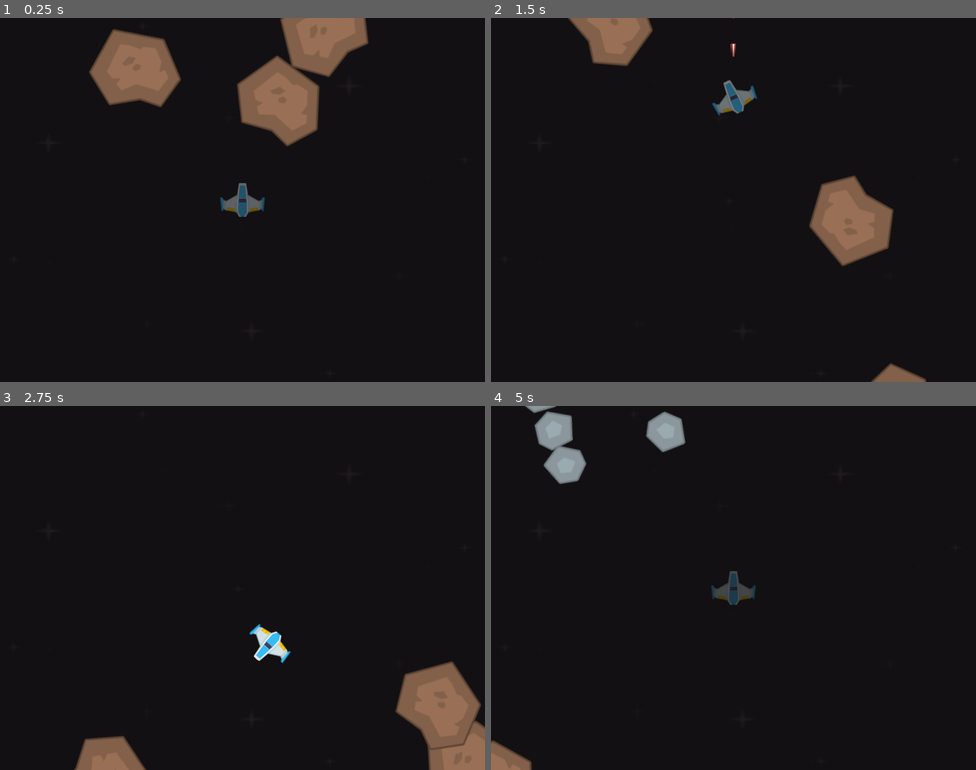
Above: before the commit, frames 1-4 (two rows, left to right).
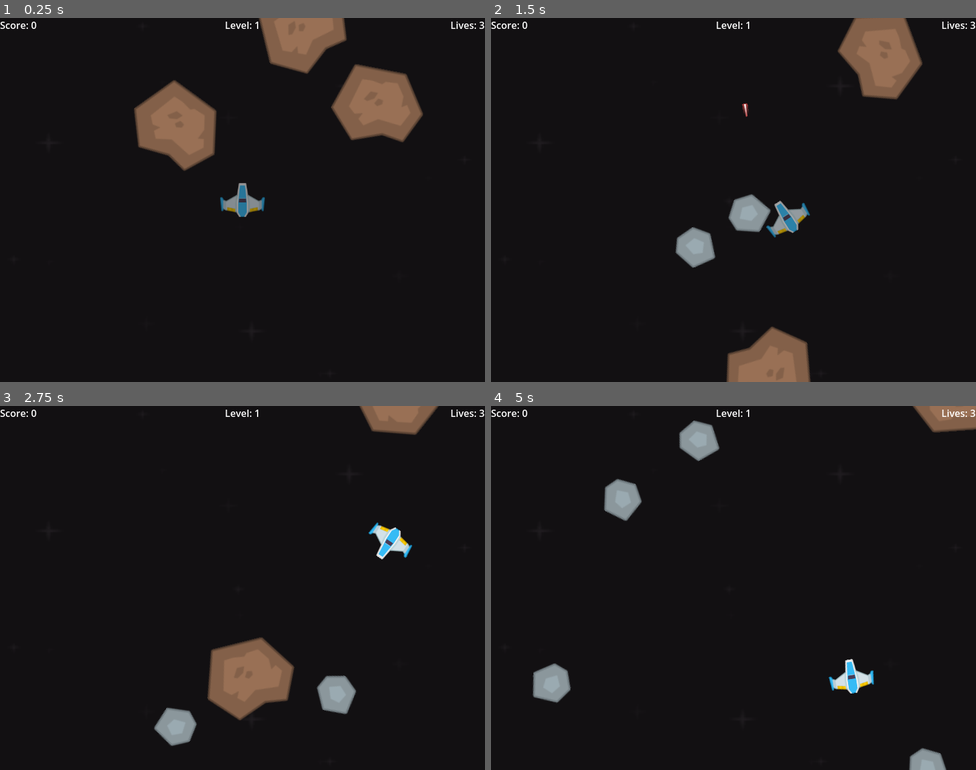
Above: after the commit, the same moments.

Repository: quill18/AstroRoidRage
Game: Godot game, scene res://main.tscn
Same seed, same stepped clock (60 frames per second), same inputs: the game is played once before the commit and once after it.
Inputs:
- Up to frame 1 (0.25 s): no input
- Up to frame 2 (1.5 s): hold Up (thrust_forward) 0.53-1.28 s; hold Space (fire) 0.53-1.28 s; tap Left (rotate_ccw) at 1.35 s
- Up to frame 3 (2.75 s): hold Up (thrust_forward) from 2.03 s (still down); hold Right (rotate_cw) from 2.03 s (still down)
- Up to frame 4 (5 s): release Right (rotate_cw) at 2.78 s; tap Space (fire) at 2.85 s; release Up (thrust_forward) at 3.53 s; hold Left (rotate_ccw) 3.53-4.28 s; tap Right (rotate_cw) at 4.35 s

The runs differ from the first frame. In frame 1, 13% of the frame differs, in the area x 0-100%, y 0-55%; in frame 2, 12%; in frame 3, 11%; in frame 4, 6.5%.

Commit message:
The UI Episode

Diff:
--- a/main.gd
+++ b/main.gd
@@ -1,4 +1,31 @@
 extends Node
+
+signal SCORE_CHANGED
+signal LEVEL_CHANGED
+signal LIVES_CHANGED
+
+signal GAME_OVER
+
+var score:
+		get:
+			return score
+		set(value):
+			score = value
+			SCORE_CHANGED.emit(score)
+
+var level:
+		get:
+			return level
+		set(value):
+			level = value
+			LEVEL_CHANGED.emit(level)
+
+var lives:
+		get:
+			return lives
+		set(value):
+			lives = value
+			LIVES_CHANGED.emit(lives)
 
 var num_asteroids = 3
 
@@ -8,25 +35,55 @@
 var asteroid_spawn_range_min = 100
 var asteroid_spawn_range_max = 300
 
-var player_node = null
+var player_node : Node2D = null
 
 @onready var viewport_size = get_viewport().size
 
+@export var asteroid_container : Node2D
+
 # Called when the node enters the scene tree for the first time.
 func _ready():
+	setup_new_game()
+
+func setup_new_game():
+	cleanup_game()
+	lives = 3
+	score = 0
+	level = 0
 	setup_new_level(num_asteroids)
-	pass # Replace with function body.
 
+func cleanup_game():
+	if player_node:
+		player_node.queue_free()
+		player_node = null
+
+	# TODO: Destroy asteroids
+	for ast in asteroid_container.get_children():
+		ast.queue_free()
 
 # Called every frame. 'delta' is the elapsed time since the previous frame.
 func _process(delta):
 	pass
 
 func _on_player_death():
+	if lives <= 0:
+		game_over()
+		return
+
+	lives -= 1
 	spawn_player()
 	pass
 
+func game_over():
+	if player_node:
+		player_node.queue_free()
+		player_node = null
+
+	GAME_OVER.emit()
+
 func setup_new_level(num_ast):
+	level += 1
+
 	spawn_player()
 
 	for i in num_ast:
@@ -39,9 +96,12 @@
 	player_node = player_scene.instantiate()
 	player_node.position = viewport_size/2
 	player_node.has_died.connect(_on_player_death)
-	add_child( player_node )
+	call_deferred("add_child", player_node )
 
 func spawn_asteroid():
 	var n = asteroid_big_scene.instantiate()
 	n.position = viewport_size/2.0 + (Utility.RandomUnitVector2() * randf_range( asteroid_spawn_range_min, asteroid_spawn_range_max ) )
-	add_child( n )
+	asteroid_container.call_deferred("add_child", n )
+
+func add_to_score( n ):
+	score += n
--- a/main.tscn
+++ b/main.tscn
@@ -1,12 +1,24 @@
-[gd_scene load_steps=3 format=3 uid="uid://xbton7gahdna"]
+[gd_scene load_steps=4 format=3 uid="uid://xbton7gahdna"]
 
 [ext_resource type="Script" path="res://main.gd" id="1_uyaxy"]
 [ext_resource type="Texture2D" uid="uid://dvi281mm8my4r" path="res://Graphics/black.png" id="2_6hmx1"]
+[ext_resource type="PackedScene" uid="uid://b87c3hyhrrohp" path="res://main_ui.tscn" id="3_su33r"]
 
-[node name="Main" type="Node"]
+[node name="Main" type="Node" node_paths=PackedStringArray("asteroid_container")]
 script = ExtResource("1_uyaxy")
+asteroid_container = NodePath("Asteroid Container")
 
 [node name="Background Stars" type="Sprite2D" parent="."]
 position = Vector2(398, 301.5)
 scale = Vector2(3.21875, 2.46484)
 texture = ExtResource("2_6hmx1")
+
+[node name="MainUI" parent="." instance=ExtResource("3_su33r")]
+z_index = 1
+
+[node name="Asteroid Container" type="Node2D" parent="."]
+
+[connection signal="GAME_OVER" from="." to="MainUI" method="_on_main_game_over"]
+[connection signal="LEVEL_CHANGED" from="." to="MainUI" method="_on_main_level_changed"]
+[connection signal="LIVES_CHANGED" from="." to="MainUI" method="_on_main_lives_changed"]
+[connection signal="SCORE_CHANGED" from="." to="MainUI" method="_on_main_score_changed"]
--- /dev/null
+++ b/main_ui.gd
@@ -0,0 +1,32 @@
+extends Control
+
+@export var score_label : Label
+@export var level_label : Label
+@export var lives_label : Label
+
+@export var game_over_panel : Panel
+
+func _on_main_score_changed(new_score):
+	score_label.text = "Score: %d" % new_score
+
+
+func _on_main_lives_changed(new_lives):
+	lives_label.text = "Lives: %d" % new_lives
+
+
+func _on_main_level_changed(new_level):
+	level_label.text = "Level: %d" % new_level
+
+
+func _on_main_game_over():
+	game_over_panel.show()
+
+
+func _on_restart_button_pressed():
+	# I really dislike this get_parent() call to find Main
+	get_parent().setup_new_game()
+	game_over_panel.hide()
+
+
+func _on_exit_button_pressed():
+	get_tree().quit()
--- /dev/null
+++ b/main_ui.tscn
@@ -0,0 +1,98 @@
+[gd_scene load_steps=2 format=3 uid="uid://b87c3hyhrrohp"]
+
+[ext_resource type="Script" path="res://main_ui.gd" id="1_0pmwp"]
+
+[node name="MainUI" type="Control" node_paths=PackedStringArray("score_label", "level_label", "lives_label", "game_over_panel")]
+layout_mode = 3
+anchors_preset = 15
+anchor_right = 1.0
+anchor_bottom = 1.0
+grow_horizontal = 2
+grow_vertical = 2
+script = ExtResource("1_0pmwp")
+score_label = NodePath("Score")
+level_label = NodePath("Level")
+lives_label = NodePath("Lives")
+game_over_panel = NodePath("GameOverPopup")
+
+[node name="Score" type="Label" parent="."]
+layout_mode = 1
+offset_right = 264.0
+offset_bottom = 26.0
+size_flags_horizontal = 3
+text = "Score: 000"
+
+[node name="Level" type="Label" parent="."]
+layout_mode = 1
+anchors_preset = 5
+anchor_left = 0.5
+anchor_right = 0.5
+offset_left = -132.0
+offset_right = 132.0
+offset_bottom = 26.0
+grow_horizontal = 2
+size_flags_horizontal = 3
+text = "Level: 000"
+horizontal_alignment = 1
+
+[node name="Lives" type="Label" parent="."]
+layout_mode = 1
+anchors_preset = 1
+anchor_left = 1.0
+anchor_right = 1.0
+offset_left = -264.0
+offset_bottom = 26.0
+grow_horizontal = 0
+size_flags_horizontal = 3
+text = "Lives: 000"
+horizontal_alignment = 2
+
+[node name="GameOverPopup" type="Panel" parent="."]
+visible = false
+layout_mode = 1
+anchors_preset = 8
+anchor_left = 0.5
+anchor_top = 0.5
+anchor_right = 0.5
+anchor_bottom = 0.5
+offset_left = -150.0
+offset_top = -100.0
+offset_right = 150.0
+offset_bottom = 100.0
+grow_horizontal = 2
+grow_vertical = 2
+
+[node name="Label" type="Label" parent="GameOverPopup"]
+layout_mode = 1
+anchors_preset = 10
+anchor_right = 1.0
+offset_bottom = 23.0
+grow_horizontal = 2
+text = "GAME OVER"
+horizontal_alignment = 1
+
+[node name="MarginContainer" type="MarginContainer" parent="GameOverPopup"]
+layout_mode = 1
+anchors_preset = 15
+anchor_right = 1.0
+anchor_bottom = 1.0
+offset_top = 45.0
+grow_horizontal = 2
+grow_vertical = 2
+theme_override_constants/margin_left = 50
+theme_override_constants/margin_right = 50
+
+[node name="VBoxContainer" type="VBoxContainer" parent="GameOverPopup/MarginContainer"]
+layout_mode = 2
+alignment = 1
+
+[node name="Restart Button" type="Button" parent="GameOverPopup/MarginContainer/VBoxContainer"]
+layout_mode = 2
+text = "Restart"
+
+[node name="Exit Button" type="Button" parent="GameOverPopup/MarginContainer/VBoxContainer"]
+layout_mode = 2
+text = "Exit"
+
+[connection signal="pressed" from="GameOverPopup/MarginContainer/VBoxContainer/Restart Button" to="." method="_on_restart_button_pressed"]
+[connection signal="pressed" from="GameOverPopup/MarginContainer/VBoxContainer/Exit Button" to="." method="_on_exit_button_pressed"]
